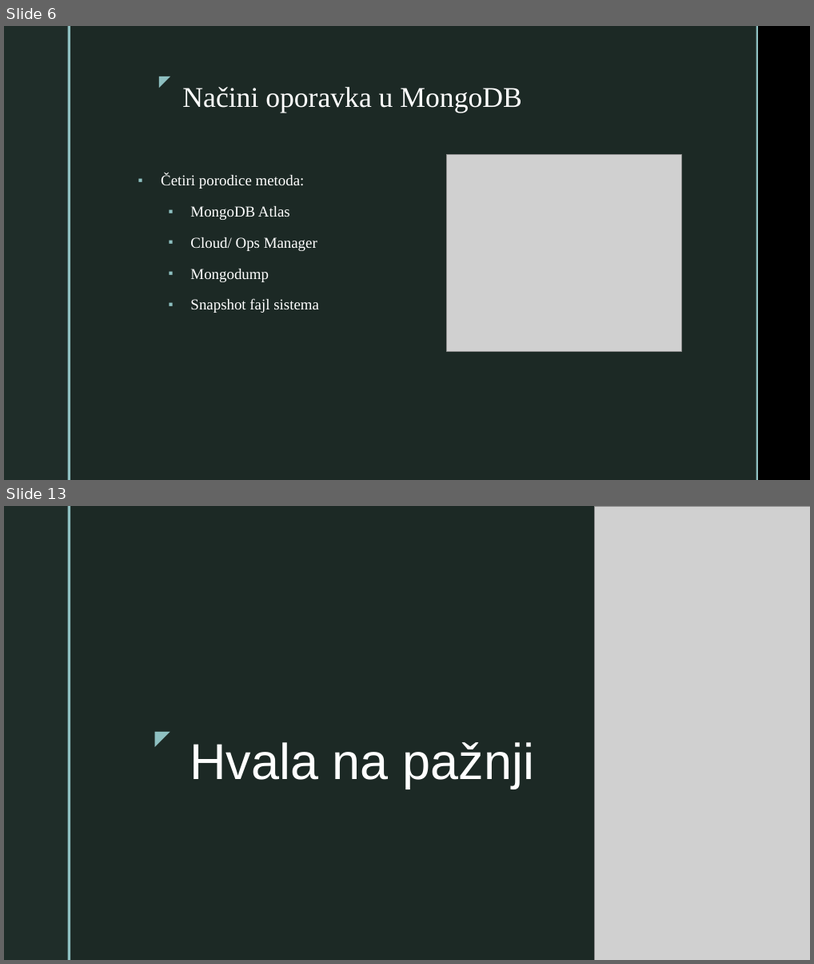
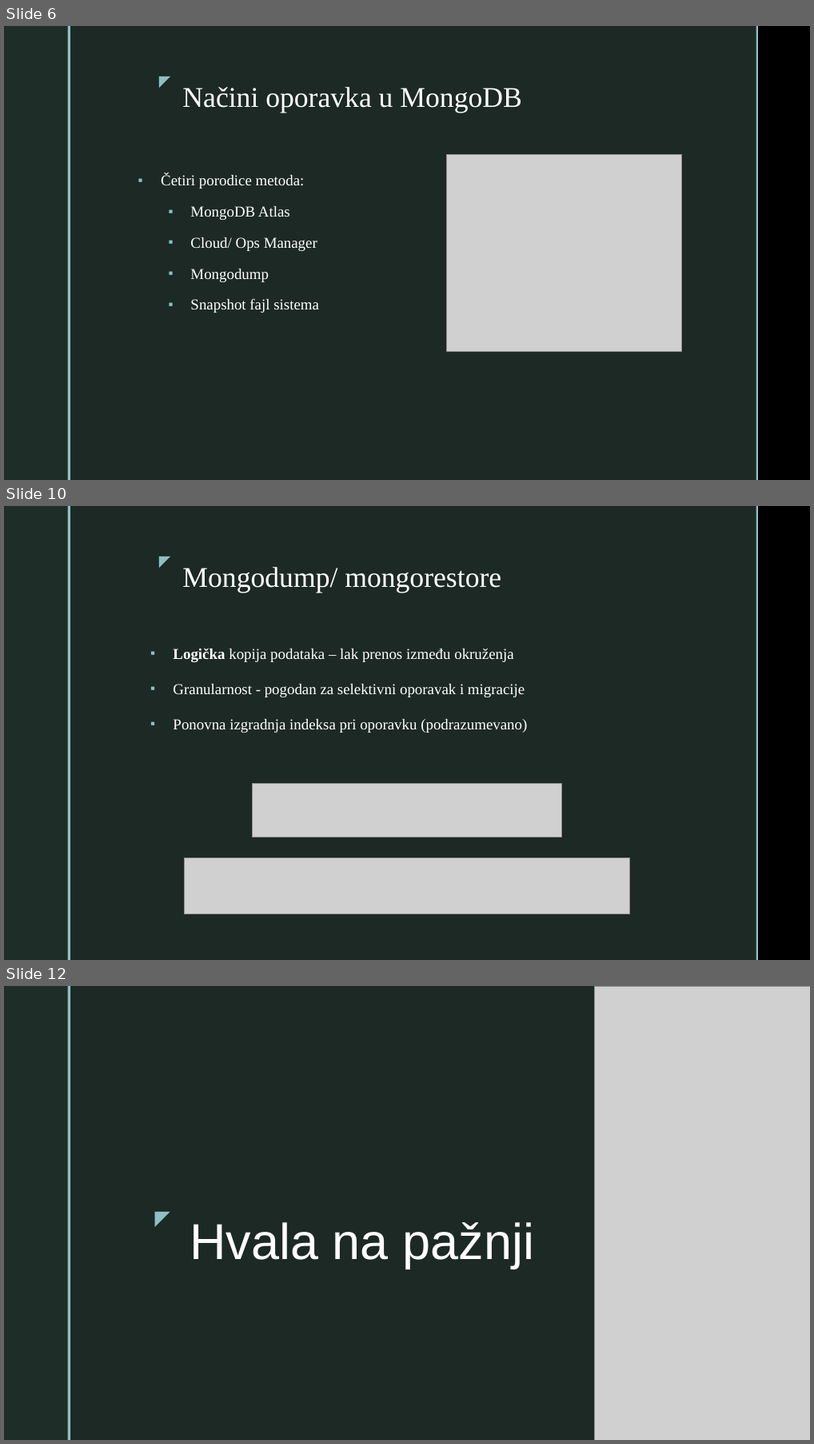
Before and after one commit to kristinajoks/backup-restore-mongodb, a slide deck: Backup i Restore MongoDB.pptx. Shown one above the other, each under a label of ours: slides 6 and 13 before the commit, slides 6, 10 and 12 after it; the slides between them are not shown. The pictures are 814x964 and 814x1444 pixels, drawn with LibreOffice and Linux fonts; fonts in the diff are those of the drawing; grey boxes stand for pictures; background and template pictures are left out. Boxes give left, top, right and bottom in pixels: in the first picture for what was removed or moved away, otherwise in the second. Text is boxed around its words. In the diff, an @@ line names an element or a change of style, - is before the commit and + after.

```diff
--- a/Backup i Restore MongoDB.pptx
+++ b/Backup i Restore MongoDB.pptx
@@ slide 10 added at (4,506,810,960), background picture (left out); not listed: 5 template elements that a slide beside it also shows @@
@@ title added at (182,567,502,593), 34 pt, text #FFFFFF @@
+Mongodump/ mongorestore
@@ text added at (173,648,527,732), 18 pt, text #FFFFFF @@
+▪ Logička kopija podataka – lak prenos između okruženja
+▪ Granularnost - pogodan za selektivni oporavak i migracije
+▪ Ponovna izgradnja indeksa pri oporavku (podrazumevano)
@@ picture added at (253,783,562,837) @@
@@ picture added at (184,858,630,914) @@
@@ what was slide 13 is now slide 12 @@
```
Also in this commit, not shown: 2 slides changed, 2 other slides added, 4 slides removed.
